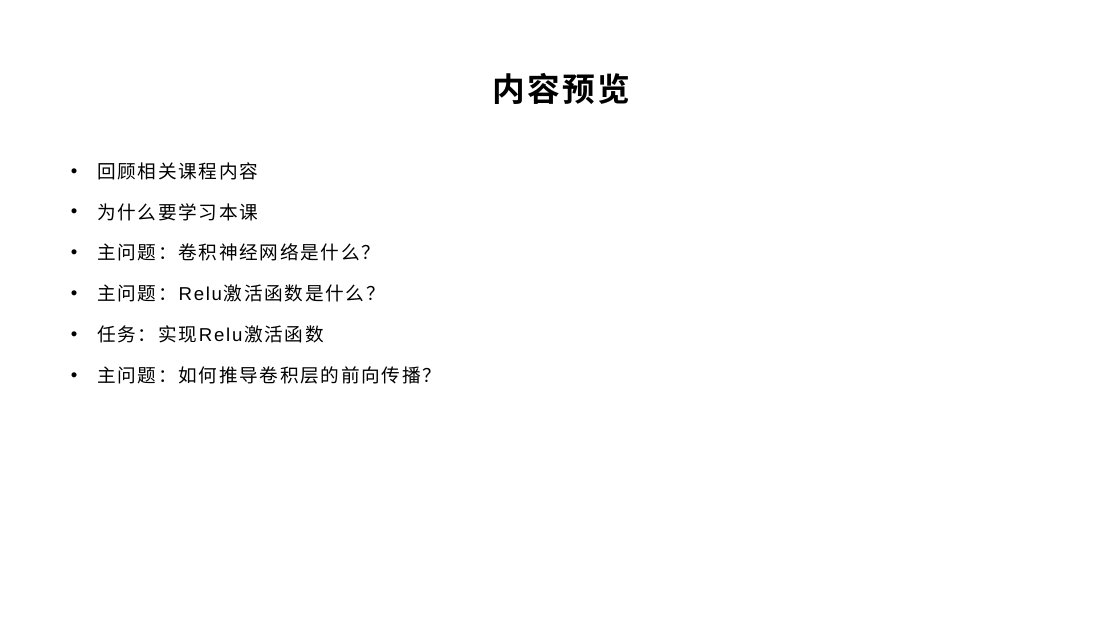
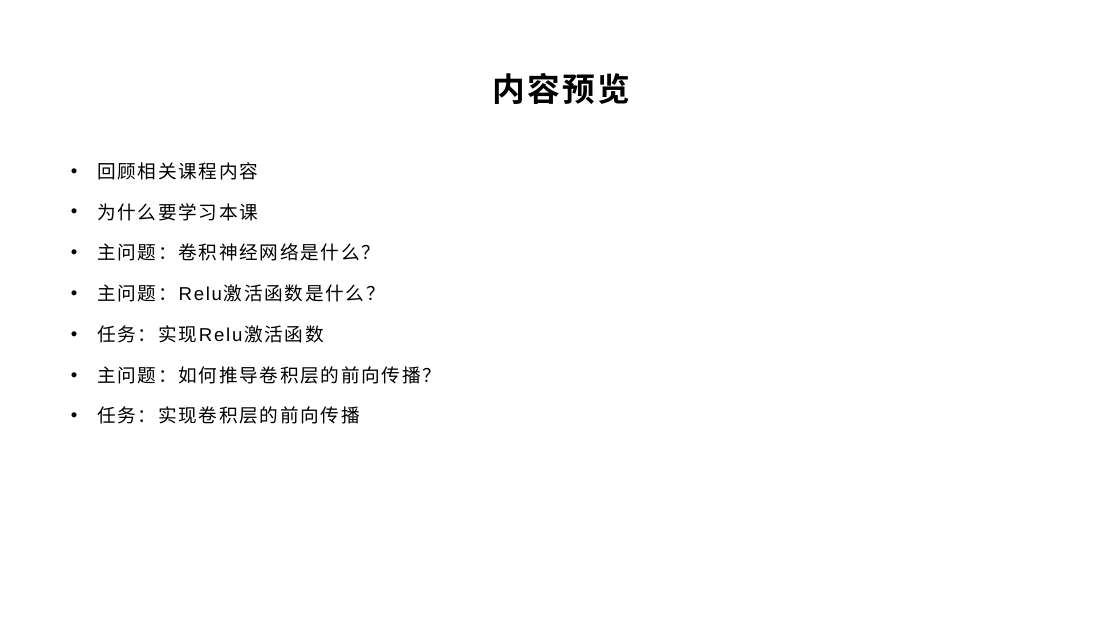
Before and after one commit to yyc-git/DeepLearningEdu, a slide deck: slide 3 of lessons/8_conv_layer_forward/ppt/卷积神经网络与卷积层的前向传播推导.pptx. Drawn at 1120x630 pixels with LibreOffice and Linux fonts; fonts in the diff are those of the drawing; background and template pictures are left out. Boxes give left, top, right and bottom in pixels: in the first picture for what was removed or moved away, otherwise in the second. Text is boxed around its words. In the diff, an @@ line names an element or a change of style, - is before the commit and + after.

```diff
--- a/lessons/8_conv_layer_forward/ppt/卷积神经网络与卷积层的前向传播推导.pptx
+++ b/lessons/8_conv_layer_forward/ppt/卷积神经网络与卷积层的前向传播推导.pptx
@@ text at (97, 406, 360, 424): paragraph added @@
+• 任务：实现卷积层的前向传播
```
Also in this commit, not shown: 7 other slides changed, 1 slide added, 3 slides removed, 19 other files.
